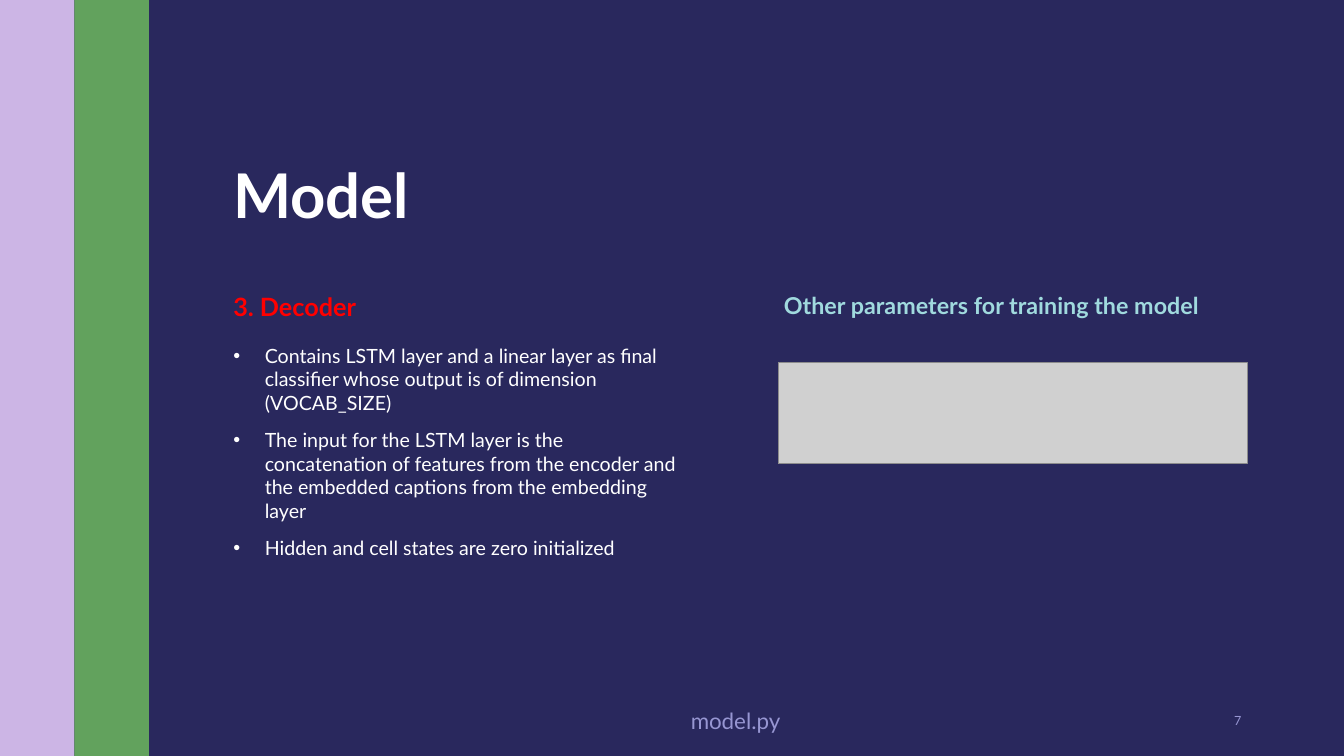
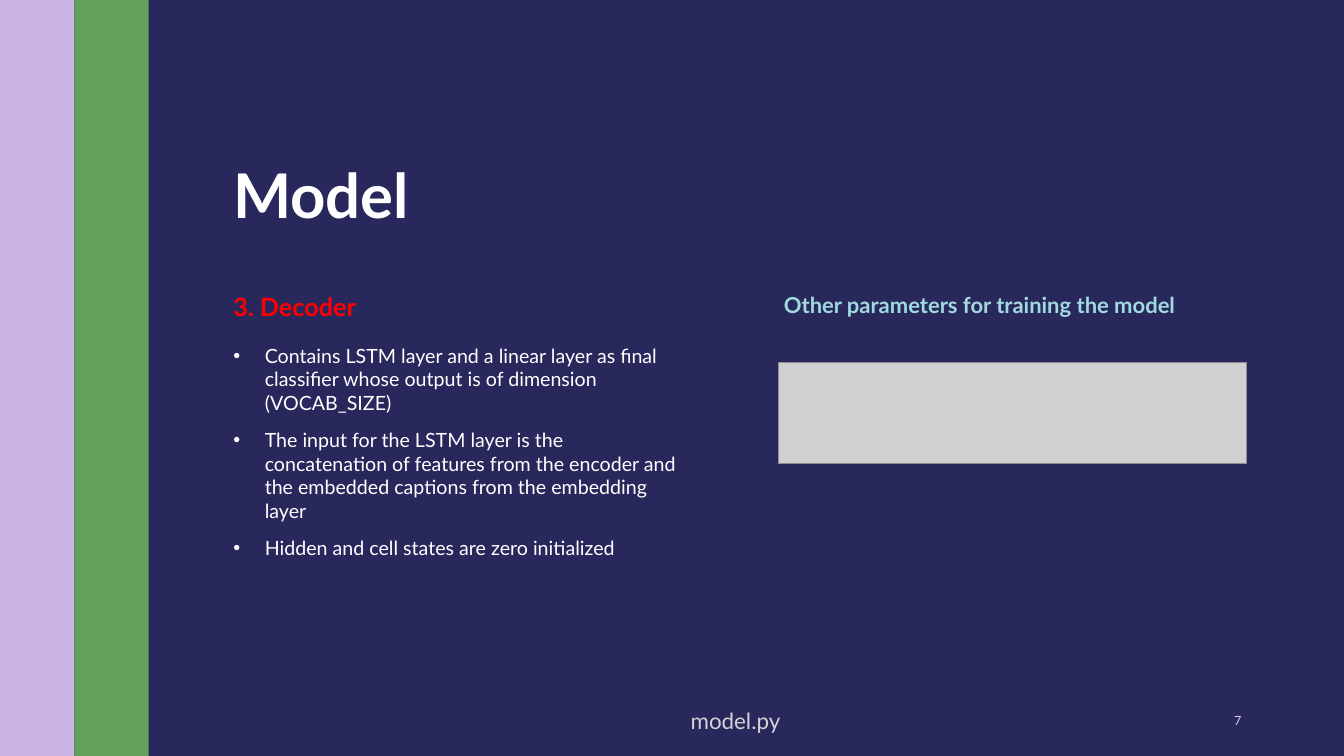
Before and after one commit to sasivatsal7122/DL-Image-Caption-Generator, a slide deck: slide 7 of ImageCaption.pptx. Drawn at 1344x756 pixels with LibreOffice and Linux fonts; fonts in the diff are those of the drawing; grey boxes stand for pictures. Boxes give left, top, right and bottom in pixels: in the first picture for what was removed or moved away, otherwise in the second. Text is boxed around its words. In the diff, an @@ line names an element or a change of style, - is before the commit and + after.

```diff
--- a/ImageCaption.pptx
+++ b/ImageCaption.pptx
@@ text "Other parameters for training the ..." at (x1=784, y1=296, x2=1175, y2=317): size 16.6 to 15.7 pt @@
@@ text "model.py" at (x1=691, y1=712, x2=781, y2=733): text colour #9796D2 to #D2D2D7 @@
@@ page number at (x1=1234, y1=716, x2=1241, y2=725): text colour #9796D2 to #D2D2D7 @@
```
Also in this commit, not shown: 10 other slides changed.
